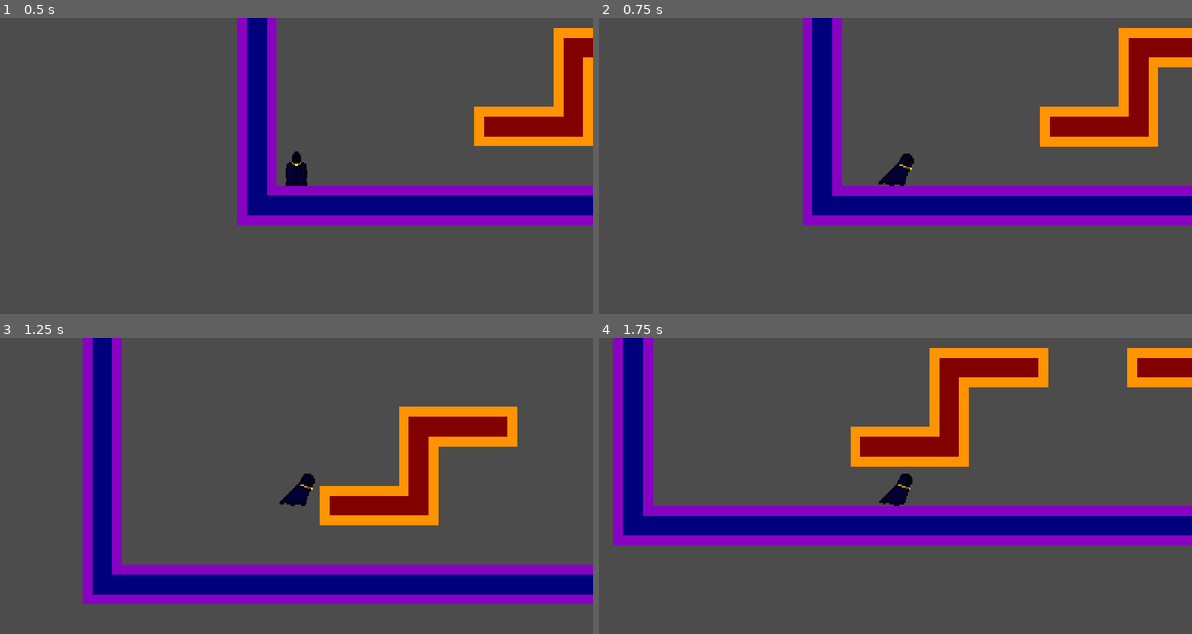
Above: before the commit, frames 1-4 (two rows, left to right).
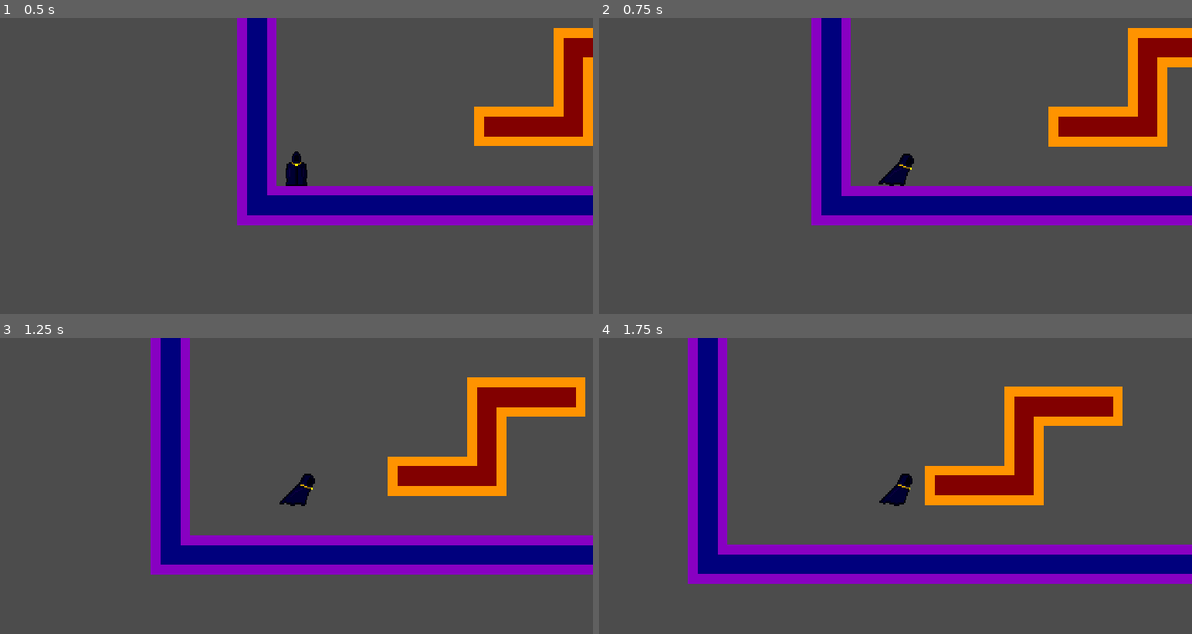
Above: after the commit, the same moments.

Repository: Nerdling-S/My_Seven_Joys
Game: Godot game, scene res://Level1.tscn
The game is run twice, just before and just after one commit, with the same random seed, the same clock (stepped at 60 frames per second) and the same inputs.
Inputs:
- Up to frame 1 (0.5 s): no input
- Up to frame 2 (0.75 s): tap Enter at 0.5 s; hold Right (game_right) from 0.53 s (still down)
- Up to frame 3 (1.25 s): keep holding Right (game_right); tap Up (game_jump) at 0.77 s
- Up to frame 4 (1.75 s): keep holding Right (game_right); tap Up (game_jump) at 1.52 s

Frame 1 is identical in both runs. In frame 2, 5.7% of the frame differs, in the area x 34-96%, y 0-71%; in frame 3, 35%; in frame 4, 45%, in the area x 2-100%, y 0-84%.

Commit message:
Fixed 'move_and_collide' Bug
Leftover 'move_and_collide' call from previous commit-

55819070efb82a7e27ca6410e8366ca74846ca27
Functional Movement and Camera Follow

Diff:
--- a/characters/player/Player.gd
+++ b/characters/player/Player.gd
@@ -31,7 +31,4 @@
 	if velocity.x == 0:
 		$Sprite.change_anim(0)
 
-	var collision_info
-	collision_info = move_and_collide(velocity * delta)
-
 	velocity = move_and_slide(velocity, Vector2(0,-1))
